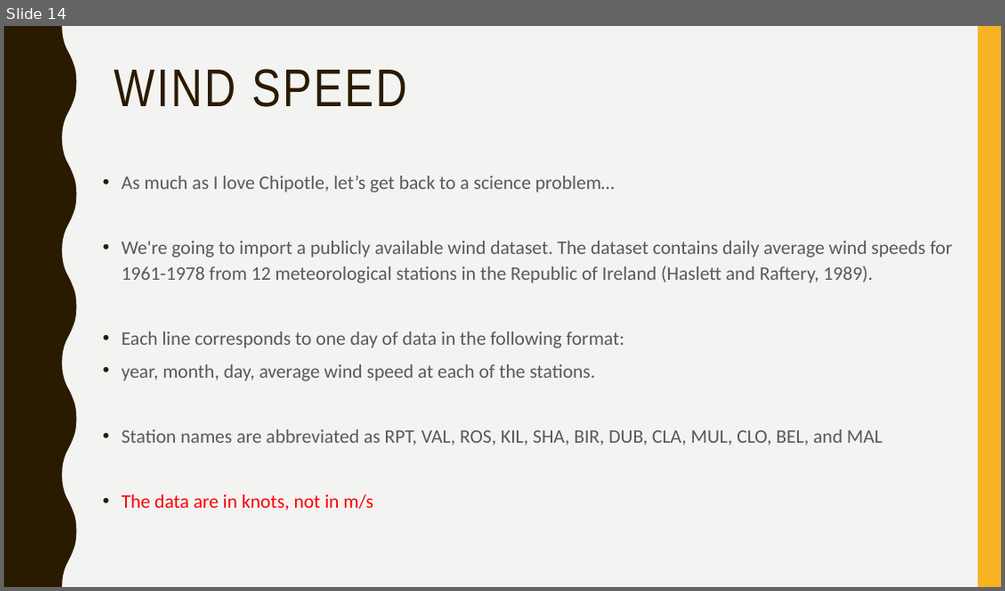
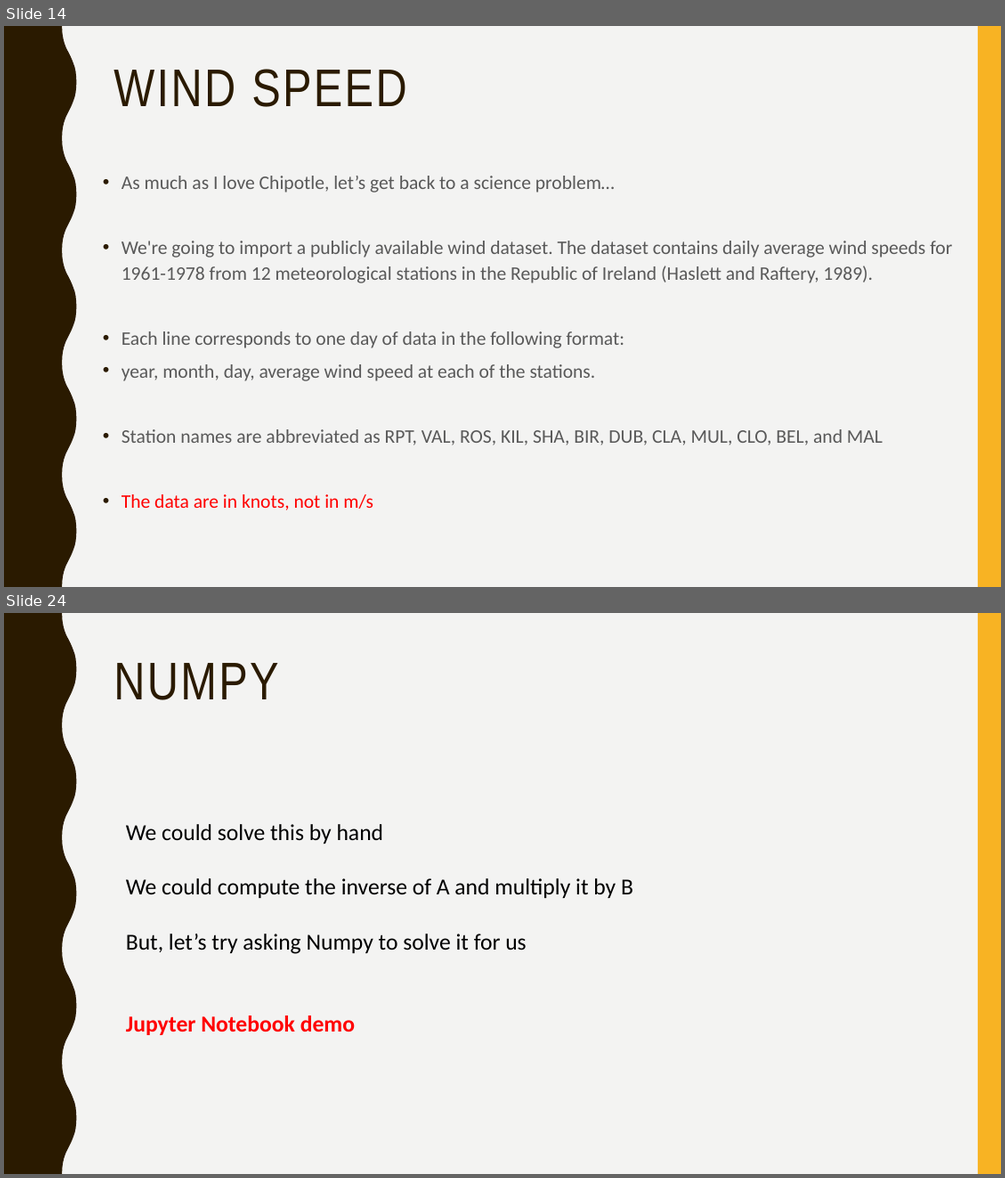
Before and after one commit to narock/scientific_computing_course, a slide deck: 02_Libraries/02_Scientific_Computing_Libs.pptx. Shown one above the other, each under a label of ours: slide 14 before the commit, slides 14 and 24 after it; the slides between them are not shown. The pictures are 1005x591 and 1005x1178 pixels, drawn with LibreOffice and Linux fonts; fonts in the diff are those of the drawing. Boxes give left, top, right and bottom in pixels: in the first picture for what was removed or moved away, otherwise in the second. Text is boxed around its words. In the diff, an @@ line names an element or a change of style, - is before the commit and + after.

```diff
--- a/02_Libraries/02_Scientific_Computing_Libs.pptx
+++ b/02_Libraries/02_Scientific_Computing_Libs.pptx
@@ slide 24 added at [4, 613, 1001, 1174], background #F3F3F2; not listed: 2 template elements that a slide beside it also shows @@
@@ title added at [113, 663, 278, 700], 51 pt, text #2A1A00 @@
+NUMPY
@@ text added at [126, 824, 633, 1035], 22 pt, text #000000 @@
+We could solve this by hand
+We could compute the inverse of A and multiply it by B
+But, let’s try asking Numpy to solve it for us
+Jupyter Notebook demo
```
Also in this commit, not shown: 13 other slides added, 2 slides removed, 8 other files.
